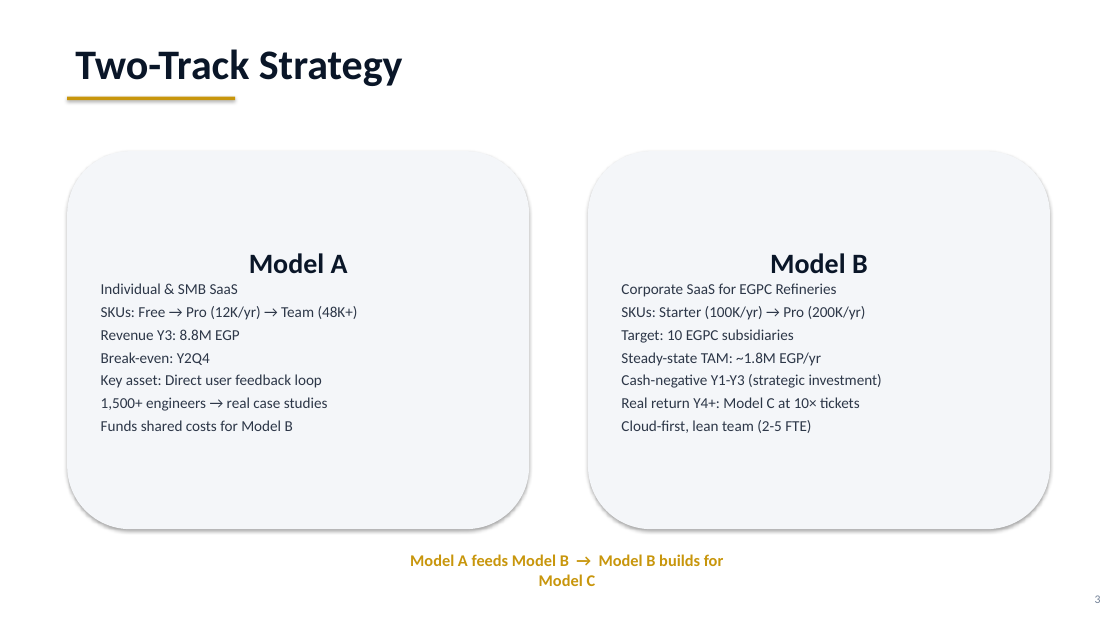
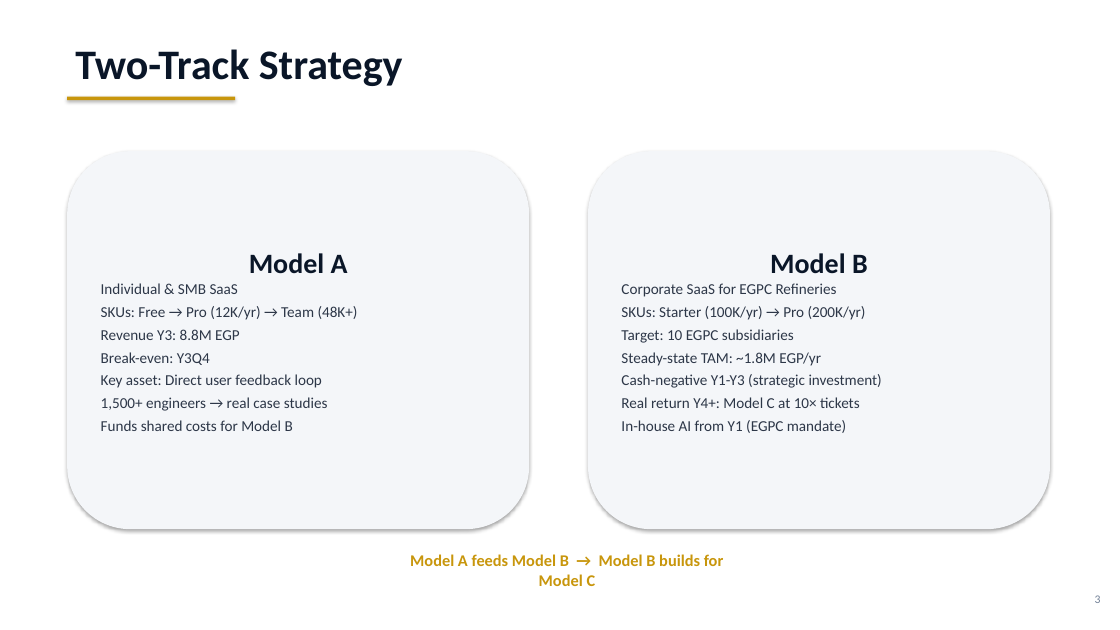
Before and after one commit to Amsamms/ese-business-model, a slide deck: slide 3 of ESE_Business_Model_v2.pptx. Drawn at 1120x630 pixels with LibreOffice and Linux fonts; fonts in the diff are those of the drawing. Boxes give left, top, right and bottom in pixels: in the first picture for what was removed or moved away, otherwise in the second. Text is boxed around its words. In the diff, an @@ line names an element or a change of style, - is before the commit and + after.

```diff
--- a/ESE_Business_Model_v2.pptx
+++ b/ESE_Business_Model_v2.pptx
@@ text in rounded rectangle at <box>101,352,210,365</box>: text changed @@
-Break-even: Y2Q4
+Break-even: Y3Q4
@@ text in rounded rectangle at <box>621,420,846,433</box>: text changed @@
-Cloud-first, lean team (2-5 FTE)
+In-house AI from Y1 (EGPC mandate)
```
Also in this commit, not shown: 7 other slides changed.
